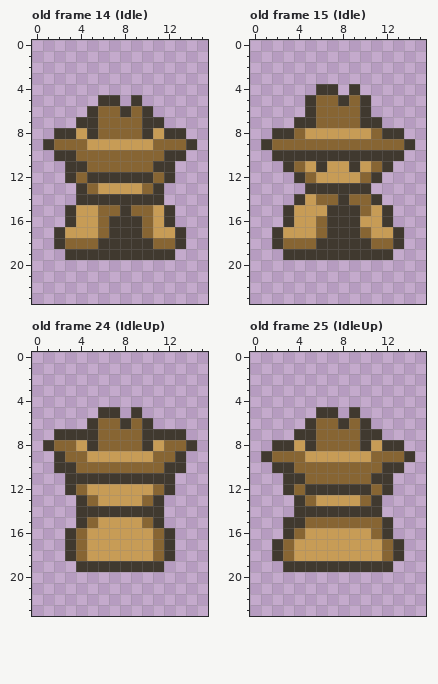
Two states of a pixel-art file, assets/sprites/Player/Player.aseprite. Above: the version before the commit.
16x24 pixels, 43 frames. Shown: old frame 14 (Idle), old frame 15 (Idle), old frame 24 (IdleUp), old frame 25 (IdleUp). The commit also changed other frames, which this record leaves out.
The same view after the edit:
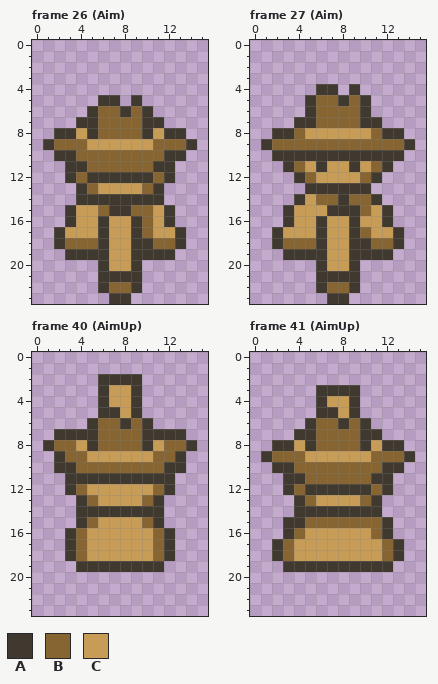
Palette (. is transparent): A #40392f  B #876533  C #c79c56
A new or re-ordered frame is compared with the old frame closest to it.
Commit: Added aim animations to player and cowboy
Changes in this commit:
frames 43 -> 55
Frame 26 (Aim) is new; against old frame 14 (Idle), layer "Gun":
y 15: x 7 B -> A
y 16..17: x 6..8 BAA -> ACC
y 18..19: x 7..8 AA -> CC
y 20: x 6..9 .... -> ACCA
y 21: x 6..9 .... -> AAAA
y 22: x 6..9 .... -> ABBA
y 23: x 7..8 .. -> AA
Frame 27 (Aim) is new; against old frame 15 (Idle), layer "Gun":
y 16..17: x 6..8 BAA -> ACC
y 18..19: x 7..8 AA -> CC
y 20: x 6..9 .... -> ACCA
y 21: x 6..9 .... -> AAAA
y 22: x 6..9 .... -> ABBA
y 23: x 7..8 .. -> AA
Frame 40 (AimUp) is new; against old frame 24 (IdleUp), layer "Gun":
y 2: x 6..9 .... -> AAAA
y 3..4: x 6..9 .... -> ACCA
y 5: x 8 . -> C
Frame 41 (AimUp) is new; against old frame 25 (IdleUp), layer "Gun":
y 3: x 6..9 .... -> AAAA
y 4: x 6..9 .... -> ACCA
y 5: x 8 . -> C
Where, in picture pixels (left, top, right, bottom), the same in both pictures:
changed: (98, 205, 142, 304)
changed: (316, 216, 360, 304)
added: (98, 374, 142, 418)
added: (316, 385, 360, 418)
